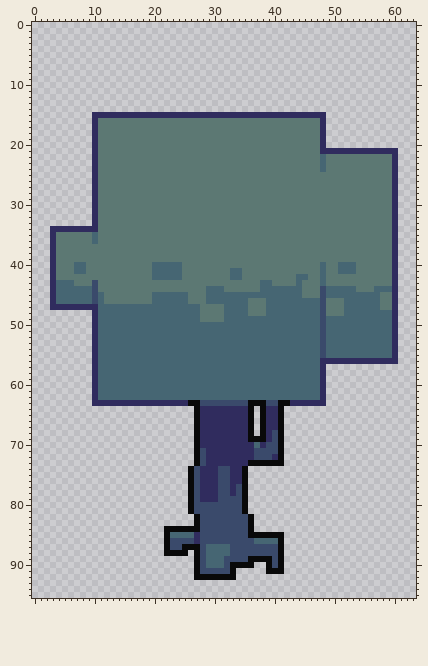
Two versions of one sprite sheet, assets/sprites/objects/three1.png. That is the earlier state.
The file is 64x96 pixels.
New version:
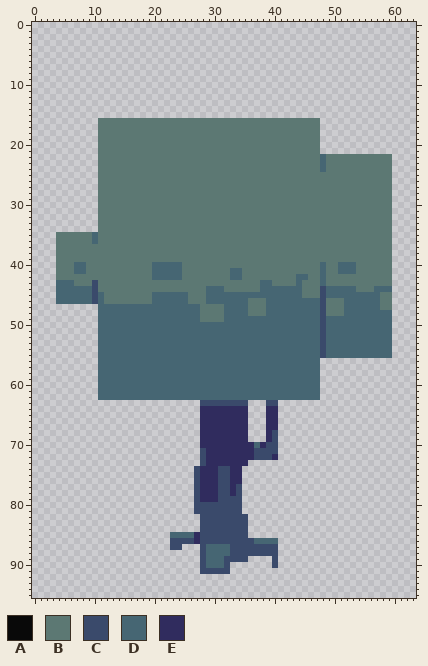
Palette (. is transparent): A #090909  B #5c7873  C #3a4a6b  D #466673  E #302c5e
Changes in this commit:
y 15: x 10..48 EEEEEEEEEEEEEEEEEEEEEEEEEEEEEEEEEEEEEEE -> .......................................
y 16..20: x 10 E -> .; x 48 E -> .
y 21: x 10 E -> .; x 48..60 EEEEEEEEEEEEE -> .............
y 22..33: x 10 E -> .; x 60 E -> .
y 34: x 3..10 EEEEEEEE -> ........; x 60 E -> .
y 35..46: x 3 E -> .; x 60 E -> .
y 47: x 3..10 EEEEEEEE -> ........; x 60 E -> .
y 48..55: x 10 E -> .; x 60 E -> .
y 56: x 10 E -> .; x 48..60 EEEEEEEEEEEEE -> .............
y 57..62: x 10 E -> .; x 48 E -> .
y 63: x 10..27 EEEEEEEEEEEEEEEEAA -> ..................; x 36..38 AAA -> ...; x 41..48 AAEEEEEE -> ........
y 64..68: x 27 A -> .; x 36 A -> .; x 38 A -> .; x 41 A -> .
y 69: x 27 A -> .; x 36..38 AAA -> ...; x 41 A -> .
y 70..72: x 27 A -> .; x 41 A -> .
y 73: x 27 A -> .; x 36..41 AAAAAA -> ......
y 74..81: x 26 A -> .; x 35 A -> .
y 82..83: x 27 A -> .; x 36 A -> .
y 84: x 22..27 AAAAAA -> ......; x 36 A -> .
y 85: x 22 A -> .; x 36..41 AAAAAA -> ......
y 86: x 22 A -> .; x 41 A -> .
y 87: x 22 A -> .; x 25..27 AAA -> ...; x 41 A -> .
y 88: x 22..25 AAAA -> ....; x 27 A -> .; x 41 A -> .
y 89: x 27 A -> .; x 36..39 AAAA -> ....; x 41 A -> .
y 90: x 27 A -> .; x 33..36 AAAA -> ....; x 39 A -> .; x 41 A -> .
y 91: x 27 A -> .; x 33 A -> .; x 39..41 AAA -> ...
y 92: x 27..33 AAAAAAA -> .......
Where, in picture pixels (left, top, right, bottom), the same in both pictures:
erased: (50, 112, 398, 580)
